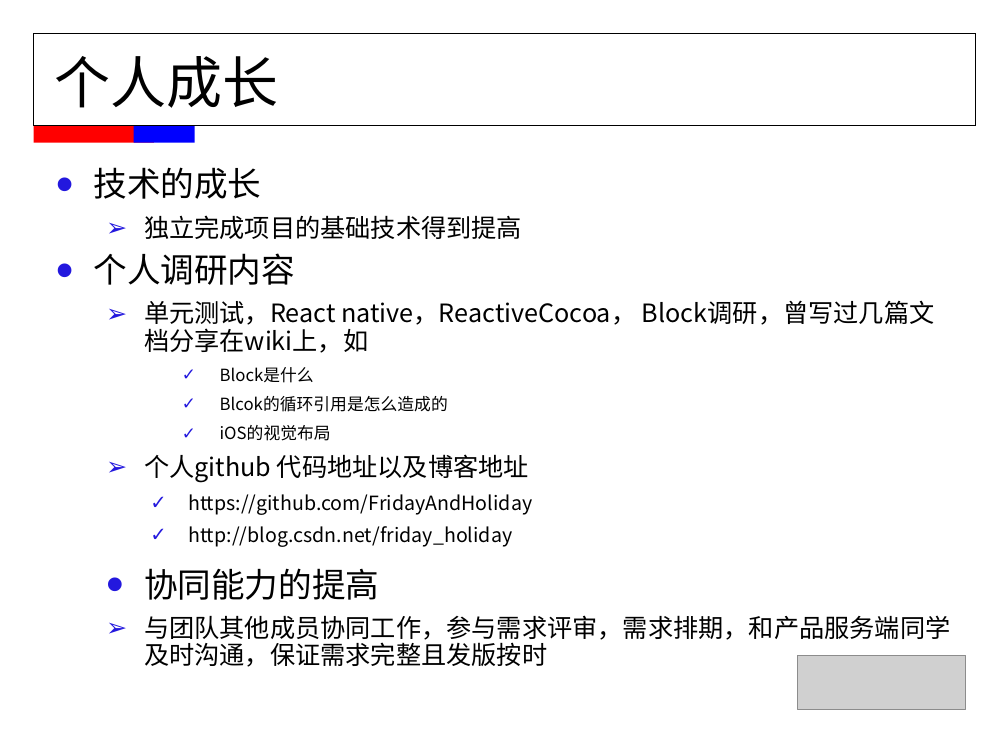
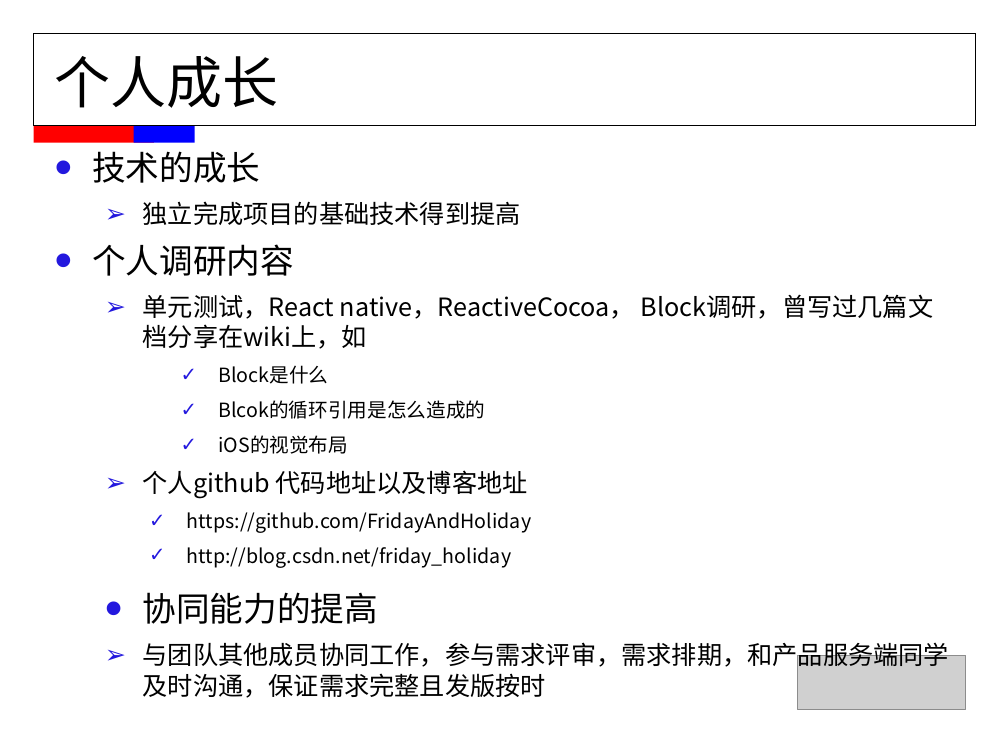
Before and after one commit to FridayAndHoliday/ElenaCodeManager, a slide deck: slide 11 of document/MMS职称评定-董伟平.ppt (slide 12 before the commit). Drawn at 1008x756 pixels with LibreOffice and Linux fonts; fonts in the diff are those of the drawing; grey boxes stand for pictures. Boxes give left, top, right and bottom in pixels: in the first picture for what was removed or moved away, otherwise in the second. Text is boxed around its words. In the diff, an @@ line names an element or a change of style, - is before the commit and + after.

```diff
--- a/document/MMS职称评定-董伟平.ppt
+++ b/document/MMS职称评定-董伟平.ppt
@@ text "技术的成长" moved from (x1=94, y1=167, x2=950, y2=667) to (x1=92, y1=151, x2=949, y2=698) @@
@@ text "技术的成长" at (x1=92, y1=151, x2=949, y2=698): size 12 to 14 pt in "Block是什么", "Blcok的循环引用是怎么造成的", "iOS的视觉布局"; line spacing 0.9 to 1; line spacing 1.15 to 1.25 @@
```
Also in this commit, not shown: 8 other slides changed, 2 slides added, 3 slides removed.
